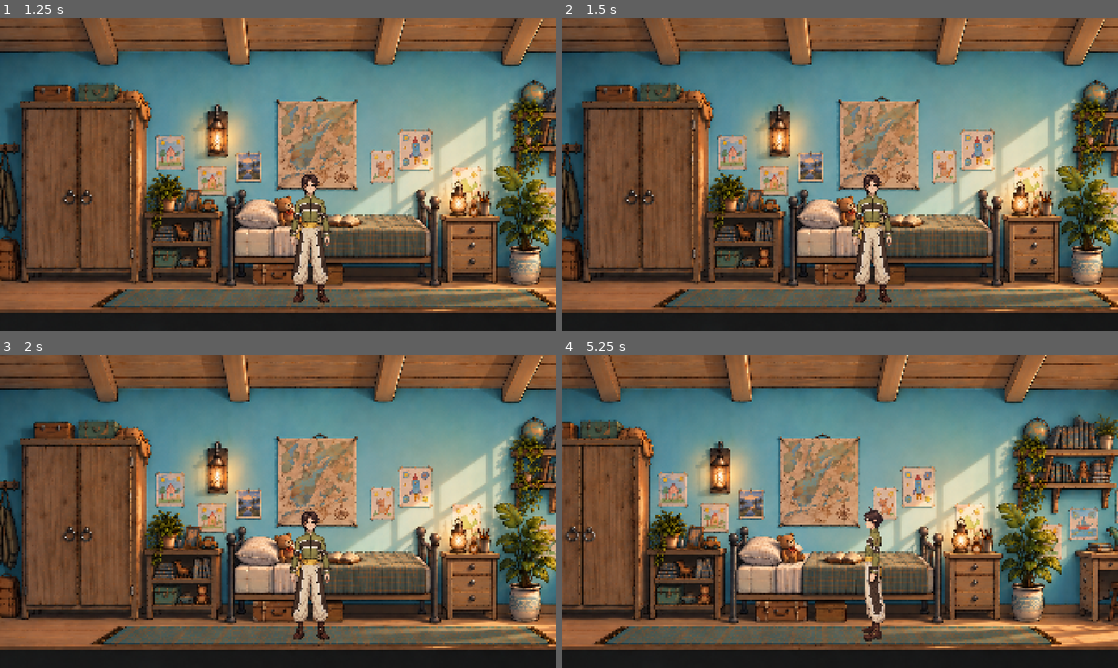
Above: before the commit, frames 1-4 (two rows, left to right).
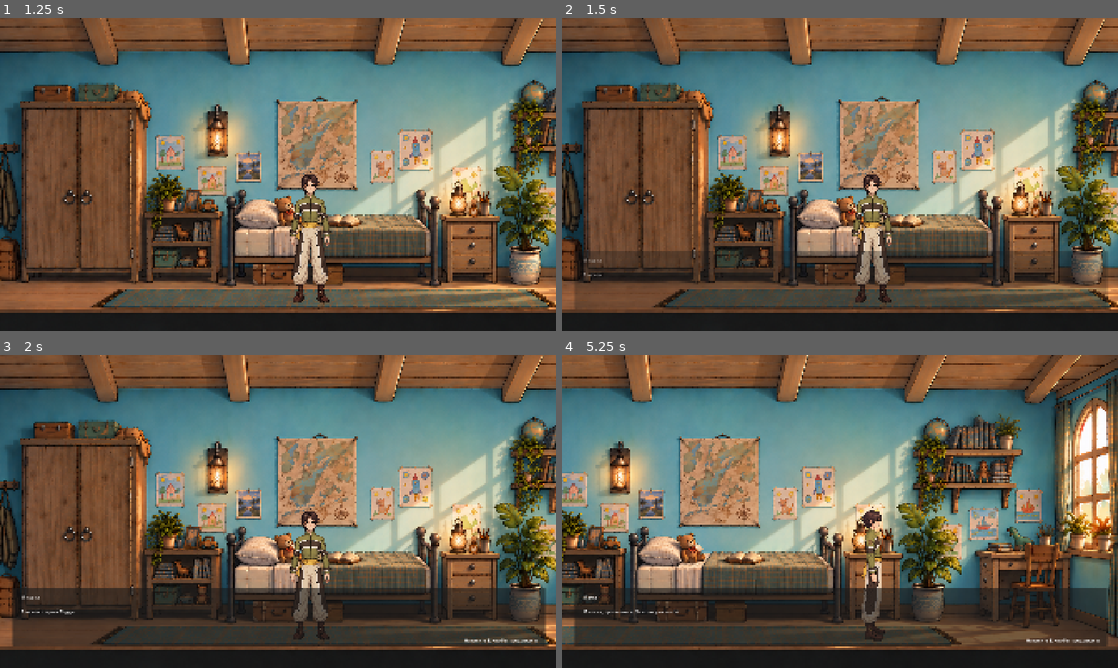
Above: after the commit, the same moments.

Repository: Alona674/WhoAmI
Game: Godot game, scene res://scenes/ui/MainMenu.tscn
Same seed, same stepped clock (60 frames per second), same inputs: the game is played once before the commit and once after it.
Inputs (mouse positions are in pixels of both pictures, inside the frame that each line leads up to):
- Up to frame 1 (1.25 s): click "Новая игра" at 0.5 s
- Up to frame 2 (1.5 s): tap Enter (ui_accept) at 1.25 s; move the mouse to (962, 158) at 1.27 s; hold D (move_right) from 1.28 s (still down); hold E (interact) from 1.28 s (still down); click (962, 158) at 1.42 s
- Up to frame 3 (2 s): keep holding D (move_right); keep holding E (interact); tap Enter (ui_accept) at 1.52 s
- Up to frame 4 (5.25 s): move the mouse to (728, 527) at 2.02 s; release E (interact) at 2.03 s; tap E (interact) at 2.1, 3.6, 5.1 s; tap Enter (ui_accept) at 2.27, 3.77, 4.52 s; move the mouse to (895, 442) at 2.77 s; release D (move_right) at 2.78 s; hold A (move_left) 2.78-3.53 s; hold E (interact) 2.78-3.53 s; move the mouse to (812, 574) at 3.52 s; hold D (move_right) 3.53-5.03 s; click (812, 574) at 3.67 s; move the mouse to (1006, 558) at 4.27 s; hold E (interact) 4.28-5.03 s; move the mouse to (673, 464) at 5.02 s; hold A (move_left) from 5.03 s (still down)

Frame 1 is identical in both runs. In frame 2, 9.3% of the frame differs, in the area x 2-99%, y 74-94%; in frame 3, 14%; in frame 4, 71%, in the area x 0-100%, y 0-95%.
Error before the commit: Cannot call method 'hide' on a null value. (res://scripts/dialogue/dialogue_manager.gd:19)

Commit message:
Add files via upload

Diff:
--- a/scenes/ui/DialogueManager.tscn
+++ b/scenes/ui/DialogueManager.tscn
@@ -8,10 +8,10 @@
 anchor_top = 1.0
 anchor_right = 1.0
 anchor_bottom = 1.0
-offset_left = 40.0
-offset_top = -240.0
-offset_right = -40.0
-offset_bottom = -40.0
+offset_left = 43.0
+offset_top = -276.0
+offset_right = -37.0
+offset_bottom = -76.0
 grow_horizontal = 2
 grow_vertical = 0
 
@@ -30,3 +30,12 @@
 offset_right = 530.0
 offset_bottom = 65.0
 text = "Тедди"
+
+[node name="ContinueHint" type="Label" parent="DialogueBox" unique_id=762490207]
+layout_mode = 0
+offset_left = 1523.0
+offset_top = 169.0
+offset_right = 1814.0
+offset_bottom = 192.0
+text = "Нажмите E, чтобы продолжить"
+horizontal_alignment = 2
